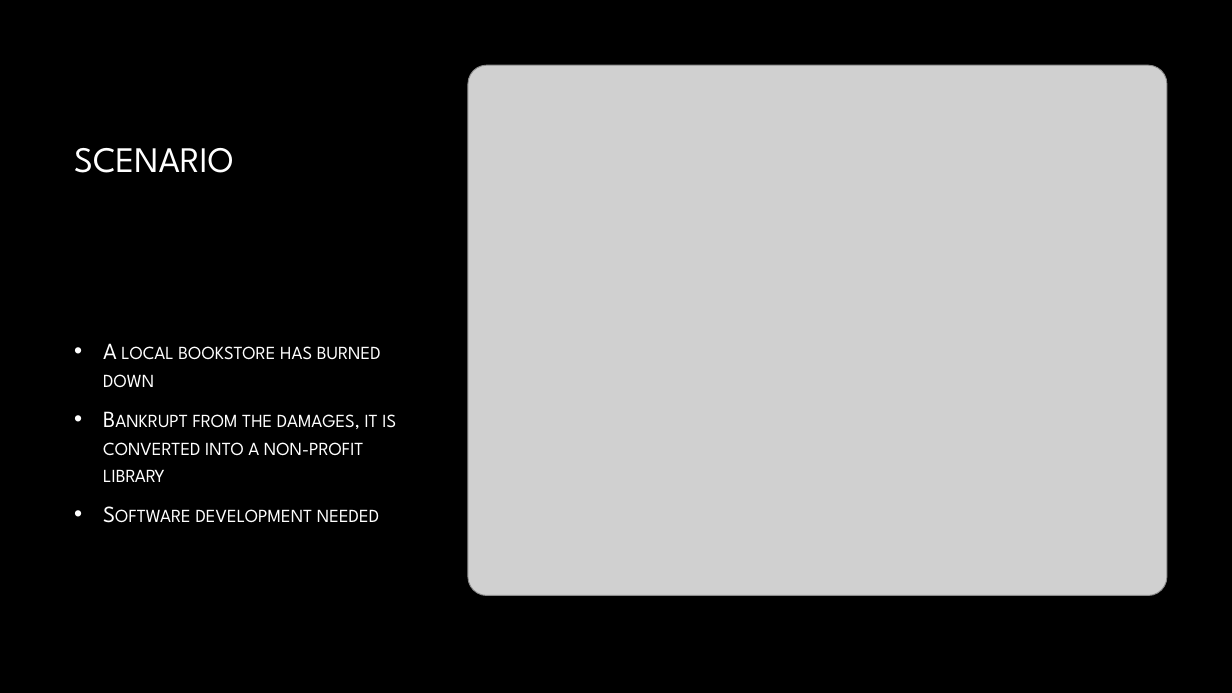
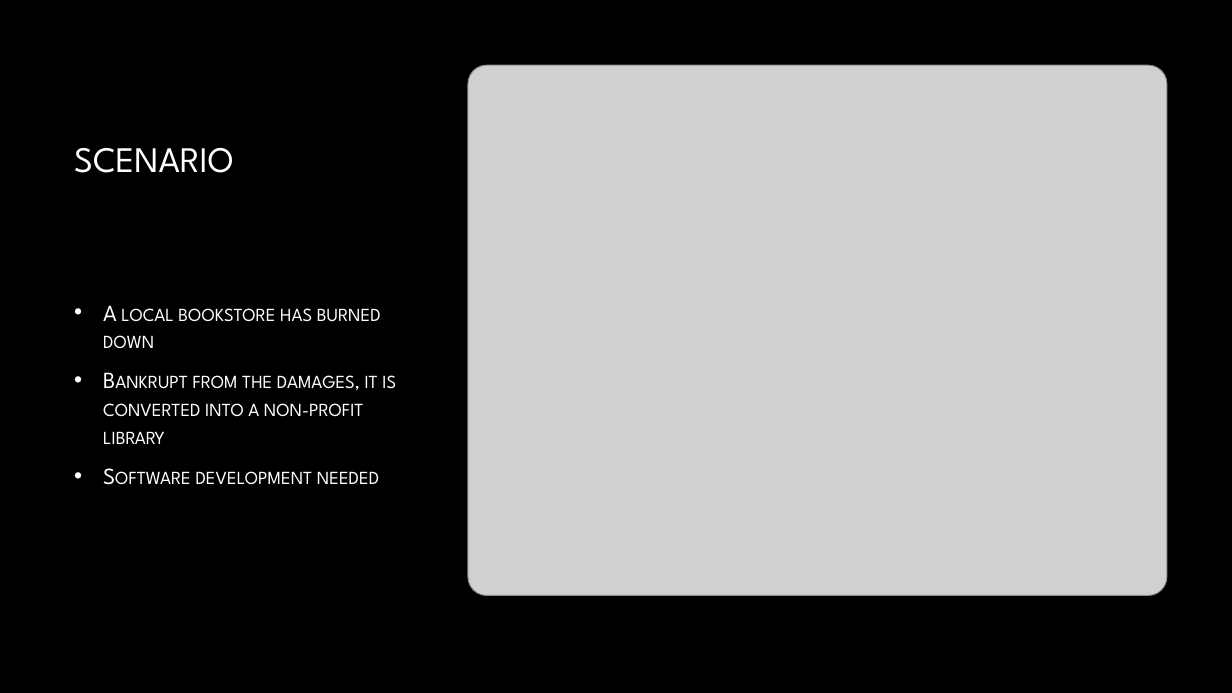
Before and after one commit to copiousopioids/AshyBookshelf, a slide deck: slide 2 of The Ashy Bookshelf.pptx. Drawn at 1232x693 pixels with LibreOffice and Linux fonts; fonts in the diff are those of the drawing; grey boxes stand for pictures; background and template pictures are left out. Boxes give left, top, right and bottom in pixels: in the first picture for what was removed or moved away, otherwise in the second. Text is boxed around its words. In the diff, an @@ line names an element or a change of style, - is before the commit and + after.

Commit message:
small ppt changes

```diff
--- a/The Ashy Bookshelf.pptx
+++ b/The Ashy Bookshelf.pptx
@@ text "A local bookstore has burned ...": place and size @@
-text "A local bookstore has burned ..." at <box>103,343,396,522</box>
+text "A local bookstore has burned ..." at <box>103,305,396,484</box>
```
Also in this commit, not shown: 1 other slide changed, 1 slide removed, 1 other file.
